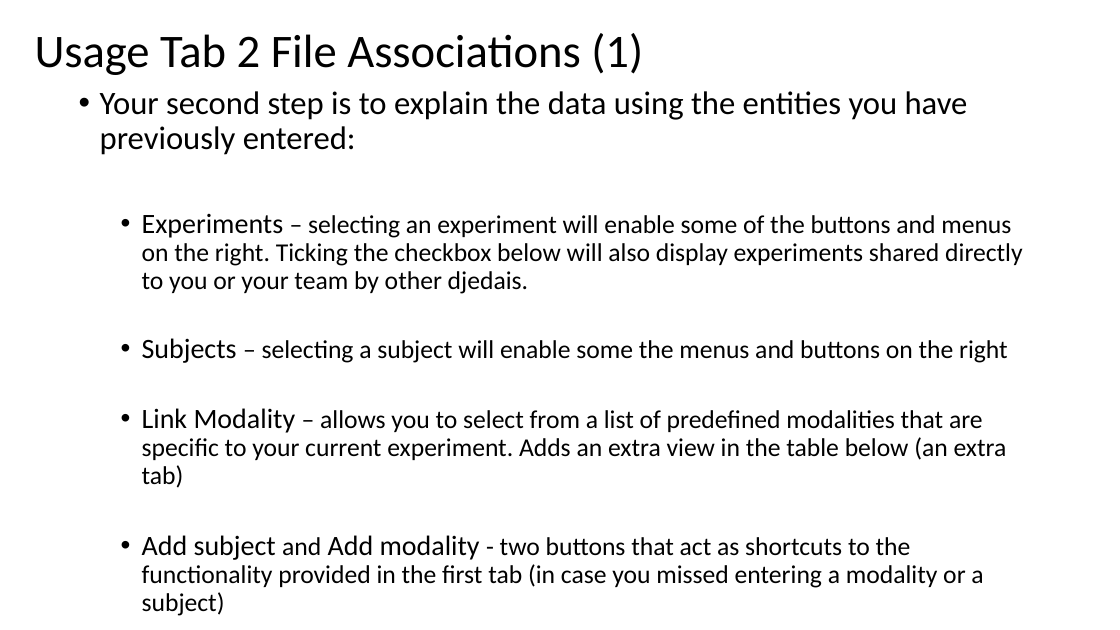
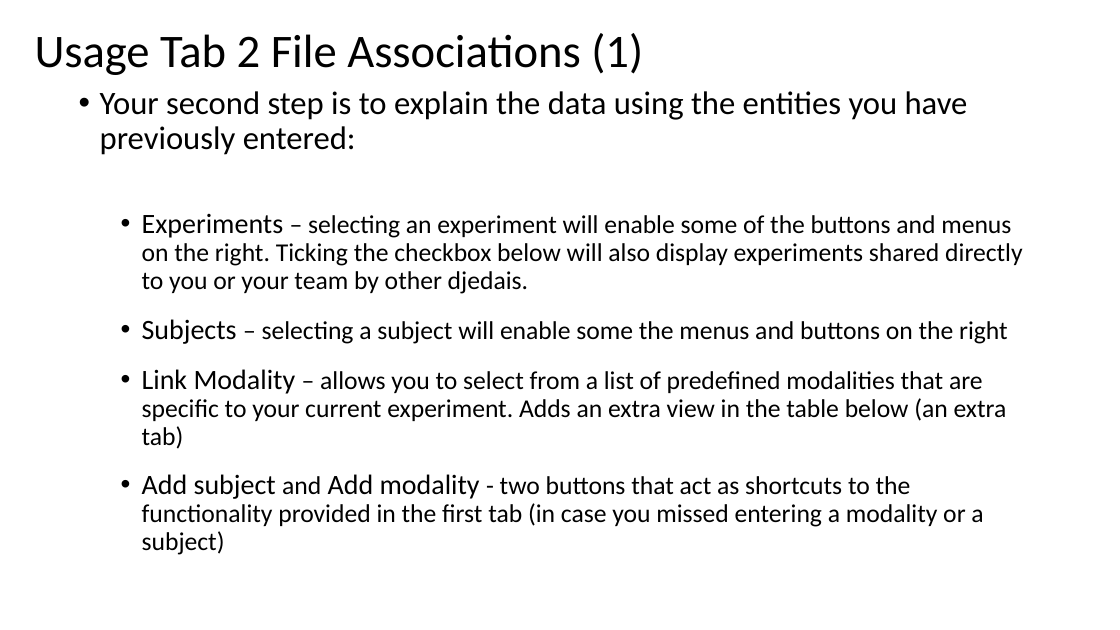
Before and after one commit to sssandyad/adastra, a slide deck: slide 5 of src_ebd_tool/docs/Help_djedai.pptx. Drawn at 1120x630 pixels with LibreOffice and Linux fonts; fonts in the diff are those of the drawing. Boxes give left, top, right and bottom in pixels: in the first picture for what was removed or moved away, otherwise in the second. Text is boxed around its words. In the diff, an @@ line names an element or a change of style, - is before the commit and + after.

```diff
--- a/src_ebd_tool/docs/Help_djedai.pptx
+++ b/src_ebd_tool/docs/Help_djedai.pptx
@@ text at box(142, 214, 1023, 555): more space between paragraphs @@
```
Also in this commit, not shown: 2 other slides changed, 1 slide added.
